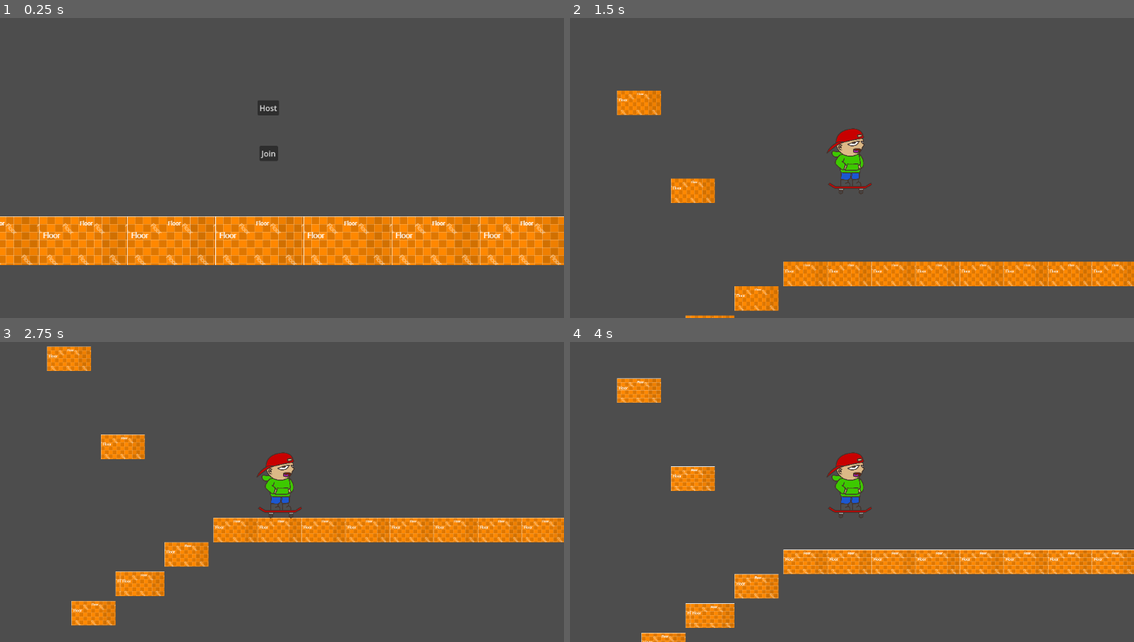
Above: before the commit, frames 1-4 (two rows, left to right).
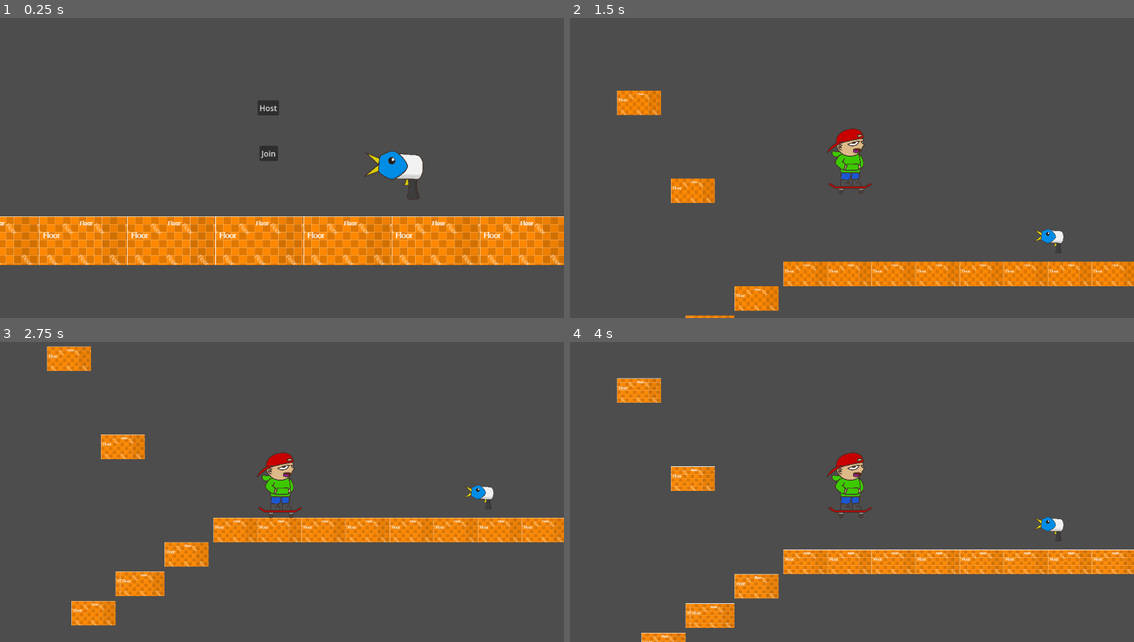
Above: after the commit, the same moments.

Repository: ChrisJacobs2/490-Senior-Capstone
Game: Godot game, scene res://test assets/multiplayer_test.tscn
Same seed, same stepped clock (60 frames per second), same inputs: the game is played once before the commit and once after it. This scene is started directly instead of the project's main scene.
Inputs:
- Up to frame 1 (0.25 s): no input
- Up to frame 2 (1.5 s): tap Enter at 0.5 s; hold D (move_right) 0.53-1.25 s; tap Q (change_weapon) at 0.6 s; tap W (jump) at 0.77 s; click "Host" at 1.25 s
- Up to frame 3 (2.75 s): hold D (move_right) from 2.03 s (still down); tap S (crouch) at 2.1 s; tap W (jump) at 2.27 s
- Up to frame 4 (4 s): tap Space (ui_select) at 2.75 s; release D (move_right) at 2.78 s; hold A (move_left) 2.78-3.53 s; tap E (equip_weapon) at 2.85 s; hold D (move_right) from 3.53 s (still down); tap Q (change_weapon) at 3.6 s; tap W (jump) at 3.77 s

The runs differ from the first frame. In frame 1, 0.7% of the frame differs, in the area x 64-76%, y 44-61%; in frame 2, 0.2%; in frame 3, 0.2%; in frame 4, 0.2%.

Commit message:
Implemented weapon visibility syncing

Diff:
--- a/Godot_Project/test assets/multiplayer_test.tscn
+++ b/Godot_Project/test assets/multiplayer_test.tscn
@@ -1,8 +1,10 @@
-[gd_scene load_steps=4 format=3 uid="uid://nqxotx7amcfx"]
+[gd_scene load_steps=6 format=3 uid="uid://nqxotx7amcfx"]
 
 [ext_resource type="Script" path="res://test assets/multiplayer_test.gd" id="1_ijmga"]
 [ext_resource type="PackedScene" uid="uid://d07gvrwd6au4d" path="res://test assets/test_character.tscn" id="2_2cp62"]
 [ext_resource type="TileSet" uid="uid://bqtp0fskblga3" path="res://Tiles/arena_1.tres" id="3_uvinh"]
+[ext_resource type="PackedScene" uid="uid://uybvks6oxkm8" path="res://GameLogic/Weapon_Spawning/SpawnerLogic.tscn" id="4_lso6d"]
+[ext_resource type="PackedScene" uid="uid://816o5cjbv2lg" path="res://GameLogic/Weapon_Spawning/Weapon_Spawner.tscn" id="5_fov0u"]
 
 [node name="multiplayer_test" type="Node2D"]
 script = ExtResource("1_ijmga")
@@ -32,5 +34,10 @@
 format = 2
 layer_0/tile_data = PackedInt32Array(1572881, 1, 0, 1572890, 1, 0, 1572899, 1, 0, 1572908, 1, 0, 1572917, 1, 0, 1572872, 1, 0, 1638399, 1, 0, 1638390, 1, 0, 1966060, 1, 0, 2359267, 1, 0, 2359266, 1, 0, 2752473, 1, 0, 1179710, 1, 0, 524358, 1, 0, 79, 1, 0, -655404, 1, 0, 524255, 1, 0)
 
+[node name="SpawnerLogic" parent="." instance=ExtResource("4_lso6d")]
+
+[node name="WeaponSpawner" parent="." instance=ExtResource("5_fov0u")]
+position = Vector2(804, 346)
+
 [connection signal="pressed" from="Host" to="." method="_on_host_pressed"]
 [connection signal="pressed" from="Join" to="." method="_on_join_pressed"]
--- a/Godot_Project/test assets/test_character.tscn
+++ b/Godot_Project/test assets/test_character.tscn
@@ -11,6 +11,18 @@
 properties/0/path = NodePath(".:position")
 properties/0/spawn = true
 properties/0/replication_mode = 1
+properties/1/path = NodePath("Inventory/LaserGun:visible")
+properties/1/spawn = true
+properties/1/replication_mode = 2
+properties/2/path = NodePath("Inventory/PenguinGun:visible")
+properties/2/spawn = true
+properties/2/replication_mode = 2
+properties/3/path = NodePath("Inventory/Stopwatch:visible")
+properties/3/spawn = true
+properties/3/replication_mode = 2
+properties/4/path = NodePath("Inventory/Sword:visible")
+properties/4/spawn = true
+properties/4/replication_mode = 2
 
 [node name="player" type="CharacterBody2D" groups=["player"]]
 script = ExtResource("1_k3x11")
@@ -32,3 +44,5 @@
 
 [node name="MultiplayerSynchronizer" type="MultiplayerSynchronizer" parent="."]
 replication_config = SubResource("SceneReplicationConfig_tay48")
+
+[editable path="Inventory"]
